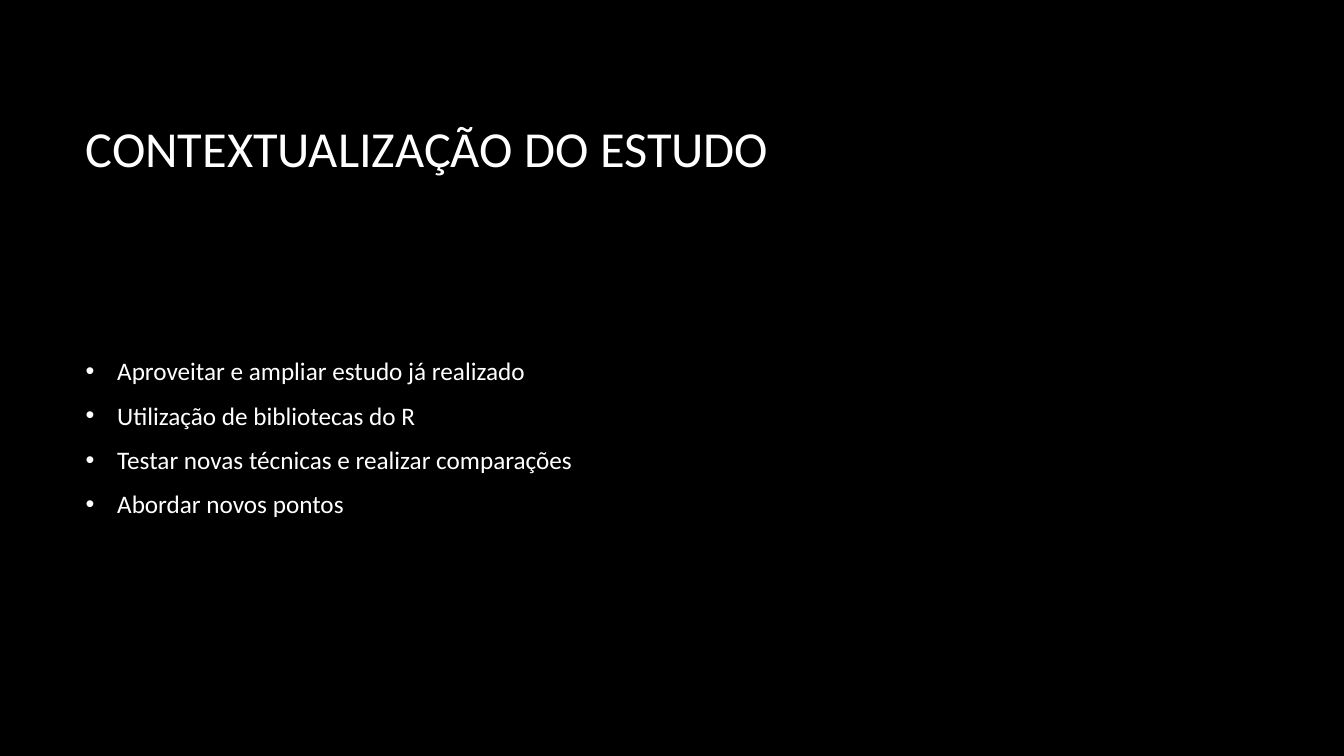
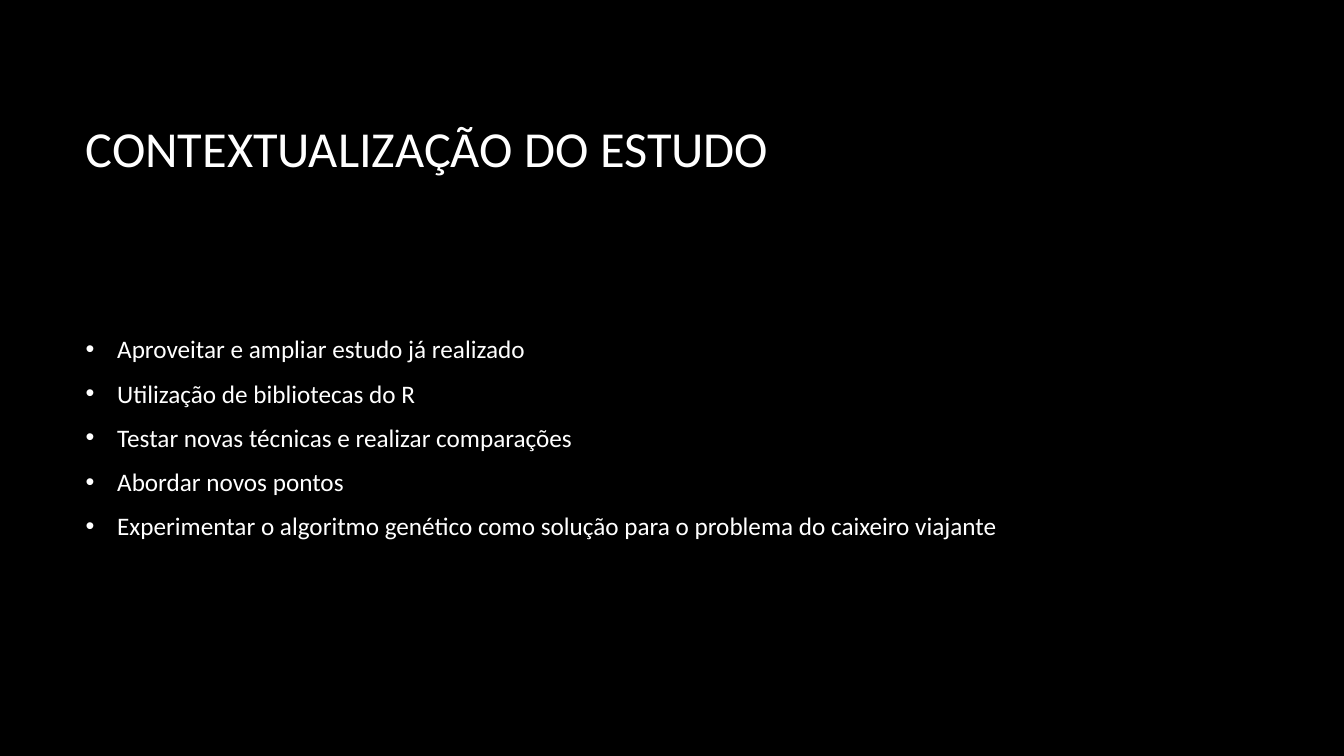
Before and after one commit to samuelwuw/ProjetoFinal_metaheuristicas, a slide deck: slide 2 of Apresentacao.pptx. Drawn at 1344x756 pixels with LibreOffice and Linux fonts; fonts in the diff are those of the drawing; background and template pictures are left out. Boxes give left, top, right and bottom in pixels: in the first picture for what was removed or moved away, otherwise in the second. Text is boxed around its words. In the diff, an @@ line names an element or a change of style, - is before the commit and + after.

```diff
--- a/Apresentacao.pptx
+++ b/Apresentacao.pptx
@@ text at <box>117,517,996,540</box>: paragraph added @@
+• Experimentar o algoritmo genético como solução para o problema do caixeiro viajante
```
Also in this commit, not shown: 2 other slides changed, 1 slide removed.
